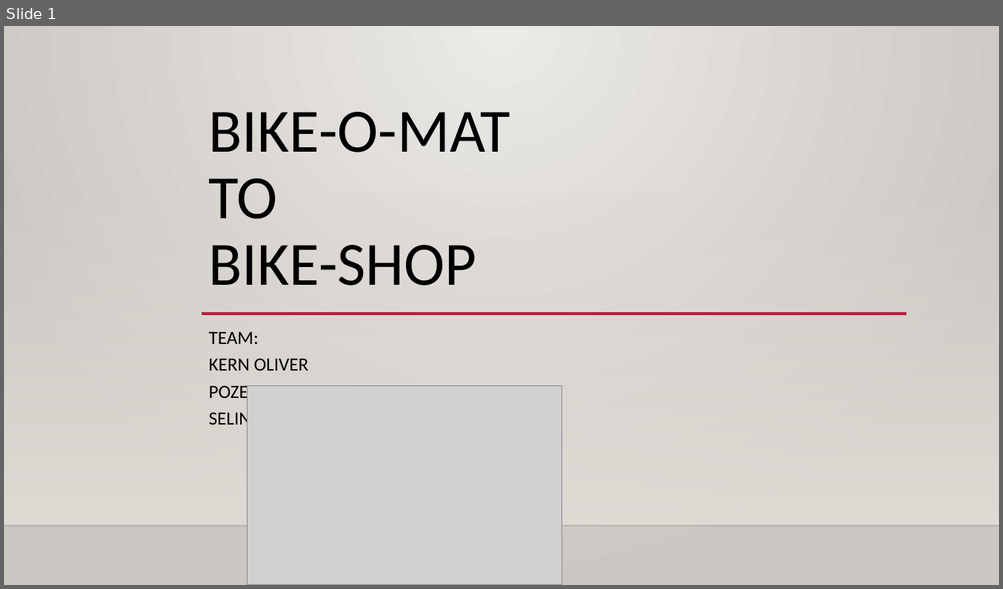
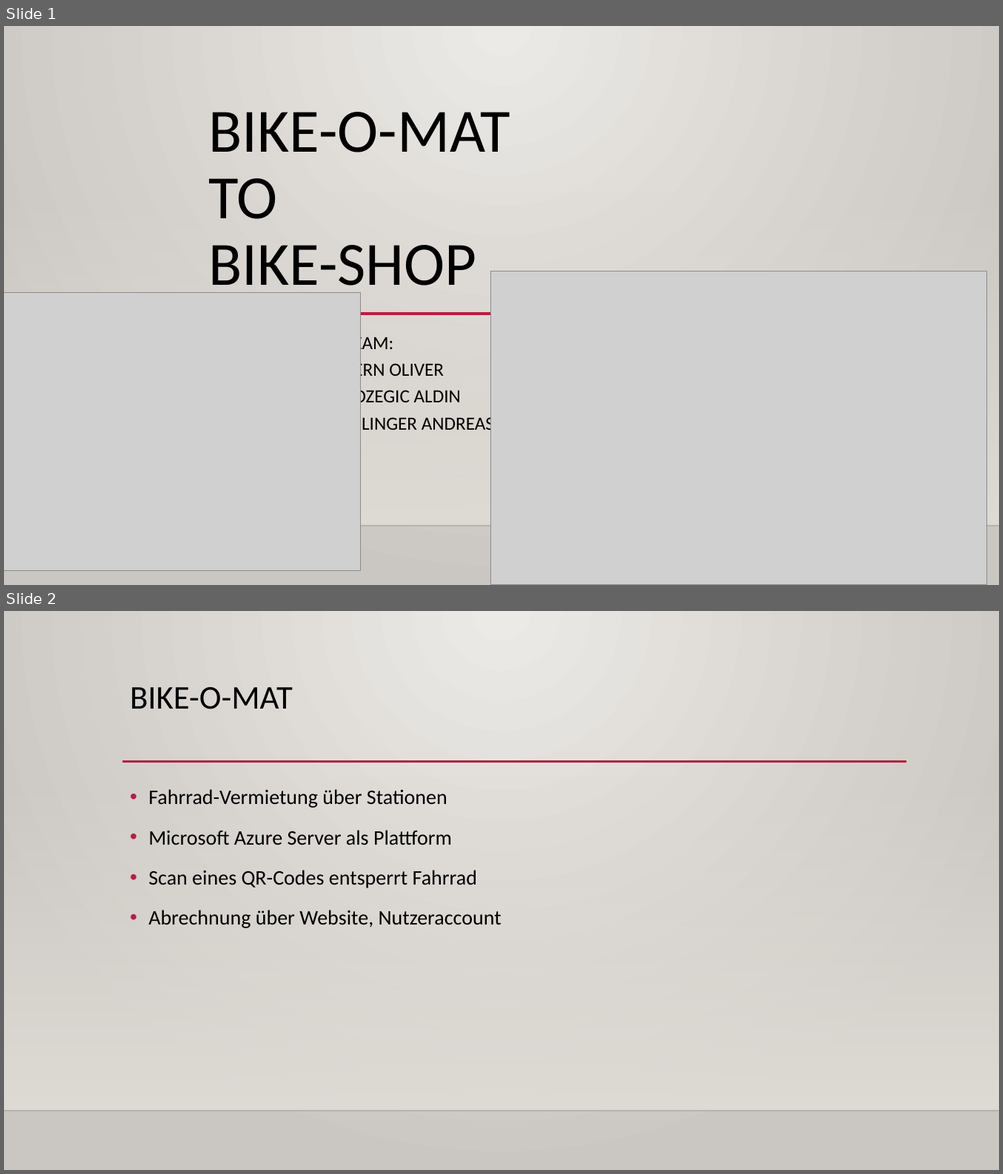
Before and after one commit to AndiSelinger/Bike-Shop, a slide deck: projectfiles/Präsentation/Bike-ShopPräsentation.pptx. Shown one above the other, each under a label of ours: slide 1 before the commit, slides 1 and 2 after it. The pictures are 1003x589 and 1003x1174 pixels, drawn with LibreOffice and Linux fonts; fonts in the diff are those of the drawing; grey boxes stand for pictures; background and template pictures are left out. Boxes give left, top, right and bottom in pixels: in the first picture for what was removed or moved away, otherwise in the second. Text is boxed around its words. In the diff, an @@ line names an element or a change of style, - is before the commit and + after.

```diff
--- a/projectfiles/Präsentation/Bike-ShopPräsentation.pptx
+++ b/projectfiles/Präsentation/Bike-ShopPräsentation.pptx
@@ slide 2 added at bbox=[4, 611, 999, 1170], background gradient #ECEAE7 to #CAC7C1; not listed: 2 template elements that a slide beside it also shows @@
@@ title added at bbox=[130, 687, 293, 709], 32 pt, text #000000 @@
+BIKE-O-MAT
@@ line added from (122, 762) to (907, 762), #B71E42 2.5 pt @@
@@ text added at bbox=[148, 789, 501, 928], 20 pt, text #000000 @@
+• Fahrrad-Vermietung über Stationen
+• Microsoft Azure Server als Plattform
+• Scan eines QR-Codes entsperrt Fahrrad
+• Abrechnung über Website, Nutzeraccount
@@ slide 1 changed as well @@
@@ picture added at bbox=[490, 272, 987, 585] @@
@@ picture: place and size @@
-picture at bbox=[247, 386, 562, 585]
+picture at bbox=[4, 292, 361, 571]
@@ subtitle "TEAM: KERN OLIVER POZEGIC ALDIN ..." rewrapped from bbox=[209, 332, 325, 429] to bbox=[344, 334, 494, 434] @@
```
Also in this commit, not shown: 9 other slides added, 1 slide removed, 1 other file.
